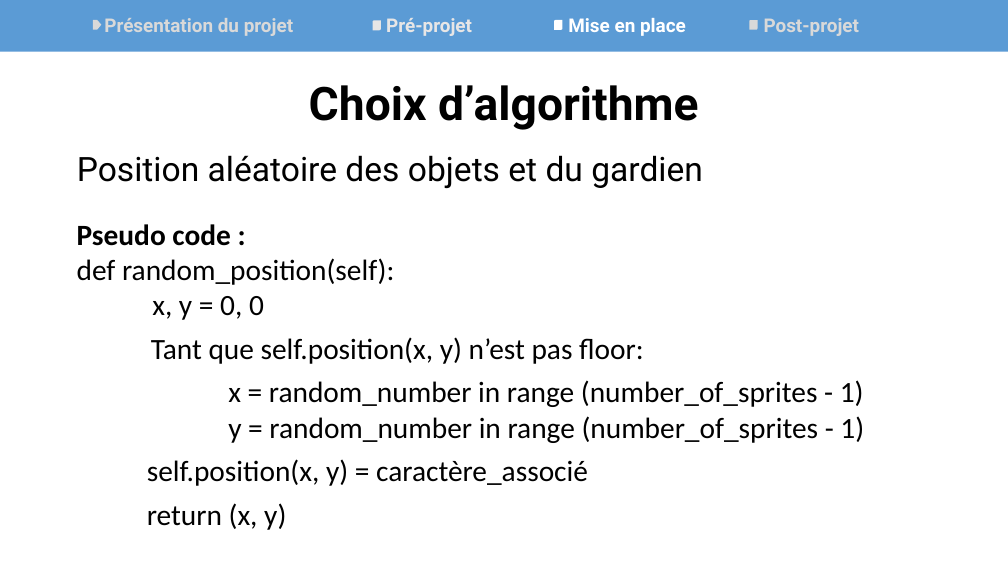
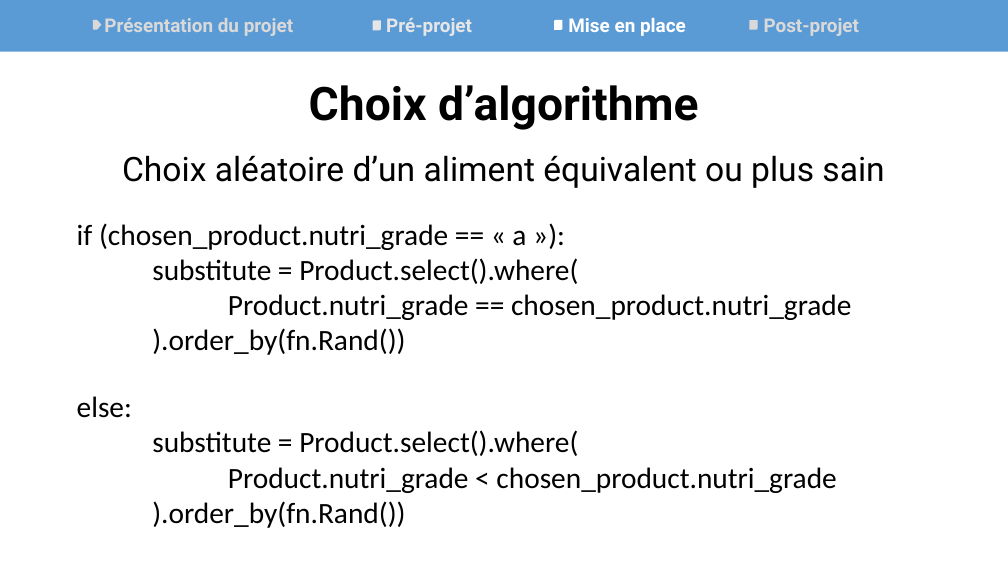
Before and after one commit to Synkied/OC_Projet-5, a slide deck: slide 8 of doc/livrables/Projet5_OpenFoodFacts_Oral.pptx. Drawn at 1008x567 pixels with LibreOffice and Linux fonts; fonts in the diff are those of the drawing. Boxes give left, top, right and bottom in pixels: in the first picture for what was removed or moved away, otherwise in the second. Text is boxed around its words. In the diff, an @@ line names an element or a change of style, - is before the commit and + after.

```diff
--- a/doc/livrables/Projet5_OpenFoodFacts_Oral.pptx
+++ b/doc/livrables/Projet5_OpenFoodFacts_Oral.pptx
@@ text at bbox=[122, 155, 884, 188]: text changed @@
-Position aléatoire des objets et du gardien
+Choix aléatoire d’un aliment équivalent ou plus sain
@@ text at bbox=[77, 223, 851, 355]: text changed @@
-Pseudo code :
-def random_position(self):
-x, y = 0, 0
+if (chosen_product.nutri_grade == « a »):
+substitute = Product.select().where(
+Product.nutri_grade == chosen_product.nutri_grade
+).order_by(fn.Rand())
@@ text removed at bbox=[151, 337, 644, 364] @@
-Tant que self.position(x, y) n’est pas floor:
@@ text removed at bbox=[228, 380, 864, 443] @@
-x = random_number in range (number_of_sprites - 1)
-y = random_number in range (number_of_sprites - 1)
@@ text added at bbox=[77, 396, 836, 528], 28 pt, text #000000 @@
+else:
+substitute = Product.select().where(
+Product.nutri_grade < chosen_product.nutri_grade
+).order_by(fn.Rand())
@@ text removed at bbox=[147, 459, 588, 486] @@
-self.position(x, y) = caractère_associé
@@ text removed at bbox=[147, 503, 286, 530] @@
-return (x, y)
```
Also in this commit, not shown: 2 other slides changed, 1 slide added, 1 slide removed, 10 other files.
